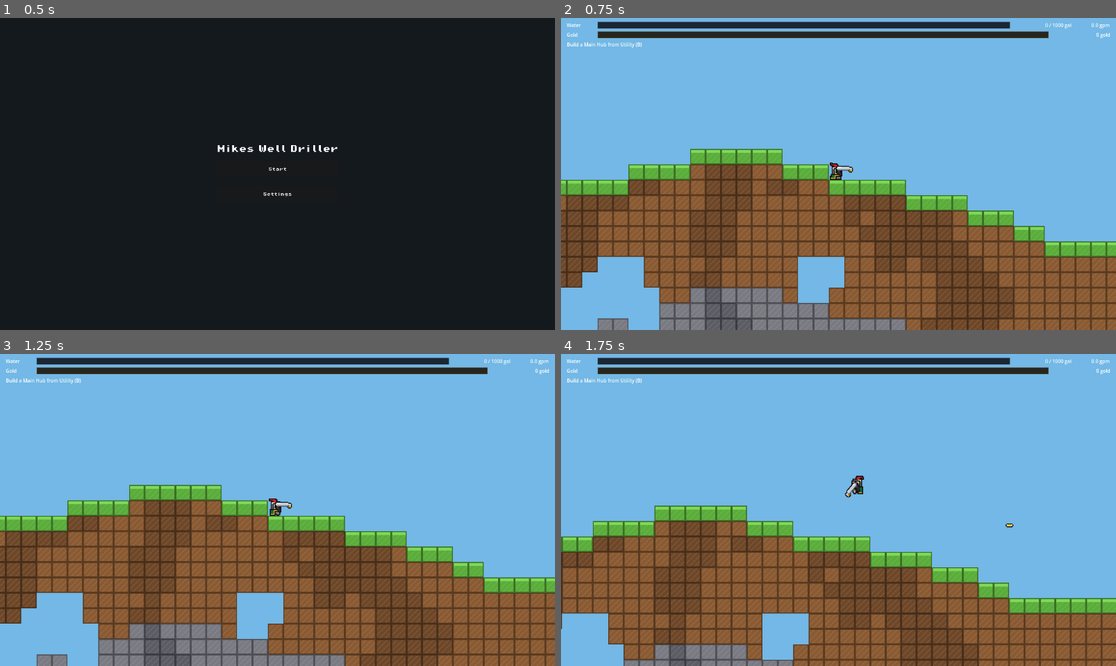
Above: before the commit, frames 1-4 (two rows, left to right).
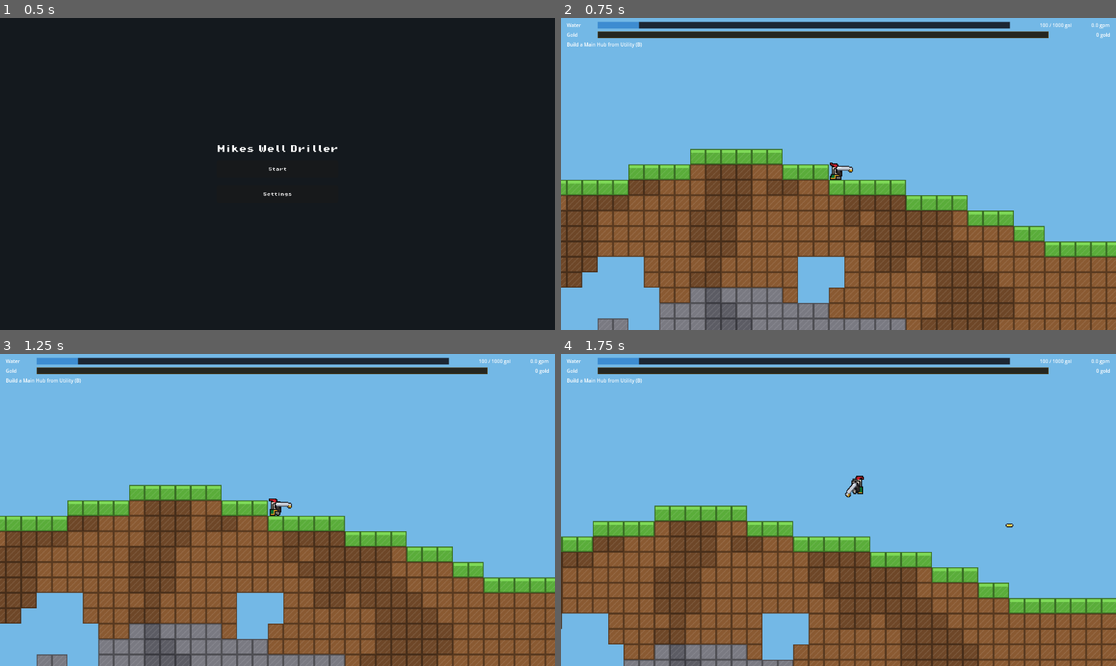
Above: after the commit, the same moments.

Repository: idylpicklei/Mikes-Well-Driller
Game: Godot game, scene res://Scenes/start_menu.tscn
Same seed, same stepped clock (60 frames per second), same inputs: the game is played once before the commit and once after it.
Inputs (mouse positions are in pixels of both pictures, inside the frame that each line leads up to):
- Up to frame 1 (0.5 s): no input
- Up to frame 2 (0.75 s): click "Start" at 0.5 s
- Up to frame 3 (1.25 s): no input
- Up to frame 4 (1.75 s): tap Enter at 1.25 s; move the mouse to (838, 510) at 1.27 s; press the mouse at (838, 510) at 1.28 s; hold D (move_right) from 1.28 s (still down); tap W (jump) at 1.52 s

Frame 1 is identical in both runs. In frame 2, 0.2% of the frame differs, in the area x 6-92%, y 1-4%; in frame 3, 0.2%; in frame 4, 0.2%.

Commit message:
Ship C1–C3: attackable hub, water costs, and placeable walls.
Make the main hub a StaticBody2D so enemies can collide and deal damage,
block friendly bullet damage, and show a paused Game Over fail state.
Spend water on hub/well/wall placement, hide unwired wheel stubs, and add
a grass-snapped wall that blocks on collision layer 1.

Co-authored-by: idylpicklei <idylpicklei@users.noreply.github.com>

Diff:
--- a/Scenes/defend_hud.tscn
+++ b/Scenes/defend_hud.tscn
@@ -26,6 +26,7 @@
 
 [node name="DefendHudLayer" type="CanvasLayer"]
 layer = 10
+process_mode = 3
 
 [node name="DefendHud" type="Control" parent="."]
 layout_mode = 3
@@ -131,3 +132,49 @@
 layout_mode = 2
 theme_override_font_sizes/font_size = 10
 text = ""
+
+[node name="GameOver" type="ColorRect" parent="DefendHud"]
+unique_name_in_owner = true
+visible = false
+process_mode = 3
+layout_mode = 1
+anchors_preset = 15
+anchor_right = 1.0
+anchor_bottom = 1.0
+grow_horizontal = 2
+grow_vertical = 2
+mouse_filter = 0
+color = Color(0.02, 0.03, 0.05, 0.78)
+
+[node name="Center" type="CenterContainer" parent="DefendHud/GameOver"]
+layout_mode = 1
+anchors_preset = 15
+anchor_right = 1.0
+anchor_bottom = 1.0
+grow_horizontal = 2
+grow_vertical = 2
+
+[node name="Panel" type="VBoxContainer" parent="DefendHud/GameOver/Center"]
+layout_mode = 2
+theme_override_constants/separation = 14
+
+[node name="Title" type="Label" parent="DefendHud/GameOver/Center/Panel"]
+layout_mode = 2
+theme_override_font_sizes/font_size = 16
+text = "Game Over"
+horizontal_alignment = 1
+
+[node name="Subtitle" type="Label" parent="DefendHud/GameOver/Center/Panel"]
+layout_mode = 2
+theme_override_font_sizes/font_size = 10
+text = "The Main Hub was destroyed."
+horizontal_alignment = 1
+
+[node name="MenuButton" type="Button" parent="DefendHud/GameOver/Center/Panel"]
+unique_name_in_owner = true
+custom_minimum_size = Vector2(220, 36)
+layout_mode = 2
+theme_override_font_sizes/font_size = 10
+text = "Return to Menu"
+
+[connection signal="pressed" from="DefendHud/GameOver/Center/Panel/MenuButton" to="DefendHud" method="_on_game_over_menu_pressed"]
--- a/Scenes/main_hub.tscn
+++ b/Scenes/main_hub.tscn
@@ -1,10 +1,19 @@
-[gd_scene load_steps=2 format=3 uid="uid://cyc8opwypyiuq"]
+[gd_scene load_steps=3 format=3 uid="uid://cyc8opwypyiuq"]
 
 [ext_resource type="Script" path="res://Scripts/main_hub.gd" id="1_hub"]
 
-[node name="MainHub" type="Node2D"]
+[sub_resource type="RectangleShape2D" id="RectangleShape2D_hub"]
+size = Vector2(48, 32)
+
+[node name="MainHub" type="StaticBody2D"]
 z_index = 1
+collision_layer = 1
+collision_mask = 1
 script = ExtResource("1_hub")
 
 [node name="Sprite2D" type="Sprite2D" parent="."]
 position = Vector2(0, -16)
+
+[node name="CollisionShape2D" type="CollisionShape2D" parent="."]
+position = Vector2(0, -16)
+shape = SubResource("RectangleShape2D_hub")
--- /dev/null
+++ b/Scenes/wall.tscn
@@ -0,0 +1,19 @@
+[gd_scene load_steps=3 format=3 uid="uid://cwallplace00001"]
+
+[ext_resource type="Script" path="res://Scripts/wall.gd" id="1_wall"]
+
+[sub_resource type="RectangleShape2D" id="RectangleShape2D_wall"]
+size = Vector2(16, 32)
+
+[node name="Wall" type="StaticBody2D"]
+z_index = 1
+collision_layer = 1
+collision_mask = 1
+script = ExtResource("1_wall")
+
+[node name="Sprite2D" type="Sprite2D" parent="."]
+position = Vector2(0, -16)
+
+[node name="CollisionShape2D" type="CollisionShape2D" parent="."]
+position = Vector2(0, -16)
+shape = SubResource("RectangleShape2D_wall")
--- a/Scripts/build_catalog.gd
+++ b/Scripts/build_catalog.gd
@@ -2,6 +2,7 @@
 extends RefCounted
 
 ## Categories and items for the build wheel. Append here to add more later.
+## Only list items that BuildCatalog.placeable() can actually spawn.
 static func default_categories() -> Array[Dictionary]:
 	return [
 		{
@@ -13,21 +14,11 @@
 			],
 		},
 		{
-			"id": &"drill",
-			"label": "Drill",
-			"color": Color("d98a2b"),
-			"items": [
-				{"id": &"basic_drill", "label": "Basic Drill"},
-				{"id": &"heavy_drill", "label": "Heavy Drill"},
-			],
-		},
-		{
 			"id": &"defence",
 			"label": "Defence",
 			"color": Color("3d6ea8"),
 			"items": [
 				{"id": &"wall", "label": "Wall"},
-				{"id": &"turret", "label": "Turret"},
 			],
 		},
 		{
@@ -36,8 +27,6 @@
 			"color": Color("2f9e8f"),
 			"items": [
 				{"id": &"main_hub", "label": "Main Hub"},
-				{"id": &"platform", "label": "Platform"},
-				{"id": &"light", "label": "Light"},
 			],
 		},
 	]
@@ -49,6 +38,7 @@
 			return {
 				"scene": preload("res://Scenes/main_hub.tscn"),
 				"unique_group": "main_hub",
+				"cost_water": 25,
 				"width": PlaceholderHub.WIDTH_TILES,
 				"height": PlaceholderHub.HEIGHT_TILES,
 				"sprite_offset": PlaceholderHub.SPRITE_OFFSET,
@@ -59,10 +49,20 @@
 				"scene": preload("res://Scenes/well.tscn"),
 				"unique_group": "well",
 				"max_count": 5,
+				"cost_water": 15,
 				"width": PlaceholderWell.WIDTH_TILES,
 				"height": PlaceholderWell.HEIGHT_TILES,
 				"sprite_offset": PlaceholderWell.SPRITE_OFFSET,
 				"texture": PlaceholderWell.create_texture(),
 			}
+		&"wall":
+			return {
+				"scene": preload("res://Scenes/wall.tscn"),
+				"cost_water": 10,
+				"width": PlaceholderWall.WIDTH_TILES,
+				"height": PlaceholderWall.HEIGHT_TILES,
+				"sprite_offset": PlaceholderWall.SPRITE_OFFSET,
+				"texture": PlaceholderWall.create_texture(),
+			}
 		_:
 			return {}
--- a/Scripts/build_placer.gd
+++ b/Scripts/build_placer.gd
@@ -126,10 +126,20 @@
 	if _structures == null or _pending.is_empty() or _is_at_cap(_pending):
 		_cancel_placement()
 		return
+	if not _can_afford(_pending):
+		_valid = false
+		_ghost.modulate = Color(1, 0.4, 0.4, 0.65)
+		return
 
 	var scene: PackedScene = _pending.get("scene")
 	if scene == null:
 		_cancel_placement()
+		return
+
+	var cost := int(_pending.get("cost_water", 0))
+	if cost > 0 and not GameResources.spend_water(cost):
+		_valid = false
+		_ghost.modulate = Color(1, 0.4, 0.4, 0.65)
 		return
 
 	var node := scene.instantiate()
@@ -197,8 +207,13 @@
 	return Vector2i(-999999, -999999)
 
 
+func _can_afford(def: Dictionary) -> bool:
+	var cost := int(def.get("cost_water", 0))
+	return cost <= 0 or GameResources.water >= cost
+
+
 func _is_valid_position(world_pos: Vector2) -> bool:
-	if _pending.is_empty() or _is_at_cap(_pending):
+	if _pending.is_empty() or _is_at_cap(_pending) or not _can_afford(_pending):
 		return false
 
 	var grass := _surface_grass_at(_world_to_cell(world_pos))
--- a/Scripts/bullet.gd
+++ b/Scripts/bullet.gd
@@ -54,6 +54,10 @@
 	if _spent or node == _ignore:
 		return
 	_spent = true
+	# Friendly structures block shots but are not damaged by the player.
+	if node.is_in_group("defend_target") or node.is_in_group("wall"):
+		queue_free()
+		return
 	if node.has_method("take_damage"):
 		node.take_damage(1)
 	queue_free()
--- a/Scripts/defend_hud.gd
+++ b/Scripts/defend_hud.gd
@@ -1,4 +1,7 @@
 extends Control
+
+const START_MENU_SCENE := "res://Scenes/start_menu.tscn"
+const FONT_PATH := "res://Assets/fonts/PixelOperator8-Bold.ttf"
 
 @onready var _status: Label = %StatusLabel
 @onready var _health: Label = %HealthLabel
@@ -7,11 +10,19 @@
 @onready var _gpm_label: Label = %GpmLabel
 @onready var _gold_bar: ProgressBar = %GoldBar
 @onready var _gold_label: Label = %GoldLabel
+@onready var _game_over: ColorRect = %GameOver
+@onready var _menu_button: Button = %MenuButton
 
 var _hub: Node = null
+var _font: Font
 
 
 func _ready() -> void:
+	process_mode = Node.PROCESS_MODE_ALWAYS
+	_font = load(FONT_PATH)
+	_game_over.add_to_group("game_over")
+	_apply_game_over_fonts()
+	_game_over.visible = false
 	_set_idle_status()
 	_refresh_water(GameResources.water, GameResources.water_max)
 	_refresh_gold(GameResources.gold)
@@ -22,6 +33,14 @@
 	_refresh_gpm()
 	set_process(true)
 	call_deferred("_connect_signals")
+
+
+func _apply_game_over_fonts() -> void:
+	if _font == null:
+		return
+	for node in _game_over.find_children("*", "Label", true, false):
+		(node as Label).add_theme_font_override("font", _font)
+	_menu_button.add_theme_font_override("font", _font)
 
 
 func _connect_signals() -> void:
@@ -51,15 +70,20 @@
 
 func _on_item_chosen(_category_id: StringName, item_id: StringName) -> void:
 	if item_id == &"main_hub":
-		_status.text = "Place Main Hub: click ground, right-click cancel"
+		var cost := int(BuildCatalog.placeable(&"main_hub").get("cost_water", 0))
+		_status.text = "Place Main Hub (%d gal): click ground, right-click cancel" % cost
 	elif item_id == &"well":
 		var def := BuildCatalog.placeable(&"well")
 		var max_count := int(def.get("max_count", 5))
+		var cost := int(def.get("cost_water", 0))
 		var count := get_tree().get_nodes_in_group("well").size()
 		if count >= max_count:
 			_status.text = "Well limit reached (%d)" % max_count
 		else:
-			_status.text = "Place Well (%d/%d): click ground, right-click cancel" % [count, max_count]
+			_status.text = "Place Well (%d/%d, %d gal): click ground, right-click cancel" % [count, max_count, cost]
+	elif item_id == &"wall":
+		var cost := int(BuildCatalog.placeable(&"wall").get("cost_water", 0))
+		_status.text = "Place Wall (%d gal): click ground, right-click cancel" % cost
 
 
 func _on_hub_placed(hub: Node2D) -> void:
@@ -91,6 +115,27 @@
 	_hub = null
 	_health.text = "Hub destroyed!"
 	_status.text = "The Main Hub was lost."
+	_show_game_over()
+
+
+func _show_game_over() -> void:
+	if BuildMenu.is_open:
+		BuildMenu.close_menu()
+	BuildMenu.is_open = false
+	BuildPlacer.is_placing = false
+	PauseMenu.is_open = false
+	_game_over.visible = true
+	get_tree().paused = true
+
+
+func _on_game_over_menu_pressed() -> void:
+	_game_over.visible = false
+	BuildMenu.is_open = false
+	BuildMenu.block_shoot = false
+	BuildPlacer.is_placing = false
+	PauseMenu.is_open = false
+	get_tree().paused = false
+	get_tree().change_scene_to_file(START_MENU_SCENE)
 
 
 func _set_idle_status() -> void:
--- a/Scripts/enemy.gd
+++ b/Scripts/enemy.gd
@@ -9,12 +9,15 @@
 const STUCK_SECONDS := 2.5
 const STUCK_JUMP_COOLDOWN := 0.45
 const MAX_HEALTH := 1
+const HUB_DAMAGE := 5
+const HUB_ATTACK_COOLDOWN := 1.0
 
 var health := MAX_HEALTH
 var _blocked_for := 0.0
 var _last_x := INF
 var _no_move_for := 0.0
 var _stuck_jump_cd := 0.0
+var _hub_attack_cd := 0.0
 
 
 func _ready() -> void:
@@ -37,8 +40,11 @@
 	velocity.x = dir * SPEED
 
 	move_and_slide()
-	_hop_if_blocked(delta, dir)
-	_hop_if_stuck(delta)
+	if _attack_defend_target(delta):
+		velocity.x = 0.0
+	else:
+		_hop_if_blocked(delta, dir)
+		_hop_if_stuck(delta)
 	if global_position.y > 4000.0:
 		queue_free()
 
@@ -95,6 +101,22 @@
 	return false
 
 
+func _attack_defend_target(delta: float) -> bool:
+	_hub_attack_cd = maxf(_hub_attack_cd - delta, 0.0)
+	var hub: Node = null
+	for i in get_slide_collision_count():
+		var other := get_slide_collision(i).get_collider()
+		if other is Node and (other as Node).is_in_group("defend_target"):
+			hub = other as Node
+			break
+	if hub == null:
+		return false
+	if _hub_attack_cd <= 0.0 and hub.has_method("take_damage"):
+		hub.take_damage(HUB_DAMAGE)
+		_hub_attack_cd = HUB_ATTACK_COOLDOWN
+	return true
+
+
 func _target() -> Node2D:
 	var hub := get_tree().get_first_node_in_group("main_hub")
 	if hub is Node2D:
--- a/Scripts/game_resources.gd
+++ b/Scripts/game_resources.gd
@@ -3,7 +3,9 @@
 signal water_changed(current: int, maximum: int)
 signal gold_changed(current: int)
 
-var water: int = 0
+const STARTING_WATER := 100
+
+var water: int = STARTING_WATER
 var water_max: int = 1000
 var gold: int = 0
 
@@ -59,3 +61,8 @@
 		return
 	gold = next
 	gold_changed.emit(gold)
+
+
+func reset_run() -> void:
+	set_water(STARTING_WATER)
+	set_gold(0)
--- a/Scripts/main_hub.gd
+++ b/Scripts/main_hub.gd
@@ -1,4 +1,4 @@
-extends Node2D
+extends StaticBody2D
 
 signal health_changed(current: int, maximum: int)
 signal destroyed
@@ -12,6 +12,8 @@
 	add_to_group("defend_target")
 	add_to_group("main_hub")
 	z_index = 1
+	collision_layer = 1
+	collision_mask = 1
 	var sprite := get_node_or_null("Sprite2D") as Sprite2D
 	if sprite:
 		sprite.texture = PlaceholderHub.create_texture()
--- a/Scripts/pause_menu.gd
+++ b/Scripts/pause_menu.gd
@@ -46,6 +46,8 @@
 
 
 func _open_pause() -> void:
+	if _game_over_visible():
+		return
 	if BuildMenu.is_open:
 		BuildMenu.close_menu()
 	is_open = true
@@ -54,6 +56,13 @@
 	_show_view(View.MAIN)
 	show()
 	get_tree().paused = true
+
+
+func _game_over_visible() -> bool:
+	for node in get_tree().get_nodes_in_group("game_over"):
+		if node is CanvasItem and (node as CanvasItem).visible:
+			return true
+	return false
 
 
 func _resume() -> void:
--- /dev/null
+++ b/Scripts/placeholder_wall.gd
@@ -0,0 +1,29 @@
+class_name PlaceholderWall
+extends RefCounted
+
+const WIDTH_TILES := 1
+const HEIGHT_TILES := 2
+const TILE := PlaceholderTileset.TILE_SIZE
+const SIZE := Vector2i(TILE * WIDTH_TILES, TILE * HEIGHT_TILES)
+const SPRITE_OFFSET := Vector2(0, -SIZE.y * 0.5)
+
+
+static func create_texture() -> ImageTexture:
+	var image := Image.create(SIZE.x, SIZE.y, false, Image.FORMAT_RGBA8)
+	var body := Color("5a6a7a")
+	var mortar := Color("3a4450")
+	var border := Color("1e262e")
+	var highlight := Color("8a9aaa")
+
+	for y in SIZE.y:
+		for x in SIZE.x:
+			var pixel := body
+			if x == 0 or y == 0 or x == SIZE.x - 1 or y == SIZE.y - 1:
+				pixel = border
+			elif y % 8 == 0 or (y / 8) % 2 == 0 and x % 8 == 0 or (y / 8) % 2 == 1 and x % 8 == 4:
+				pixel = mortar
+			elif x == 2 or y == 2:
+				pixel = highlight
+			image.set_pixel(x, y, pixel)
+
+	return ImageTexture.create_from_image(image)
--- a/Scripts/start_menu.gd
+++ b/Scripts/start_menu.gd
@@ -117,6 +117,12 @@
 
 
 func _on_start_pressed() -> void:
+	GameResources.reset_run()
+	BuildMenu.is_open = false
+	BuildMenu.block_shoot = false
+	BuildPlacer.is_placing = false
+	PauseMenu.is_open = false
+	get_tree().paused = false
 	get_tree().change_scene_to_file(GAME_SCENE)
 
 
--- /dev/null
+++ b/Scripts/wall.gd
@@ -0,0 +1,12 @@
+extends StaticBody2D
+
+
+func _ready() -> void:
+	add_to_group("wall")
+	z_index = 1
+	collision_layer = 1
+	collision_mask = 1
+	var sprite := get_node_or_null("Sprite2D") as Sprite2D
+	if sprite:
+		sprite.texture = PlaceholderWall.create_texture()
+		sprite.position = PlaceholderWall.SPRITE_OFFSET
Not shown, added: Scripts/placeholder_wall.gd.uid
Not shown, added: Scripts/wall.gd.uid
